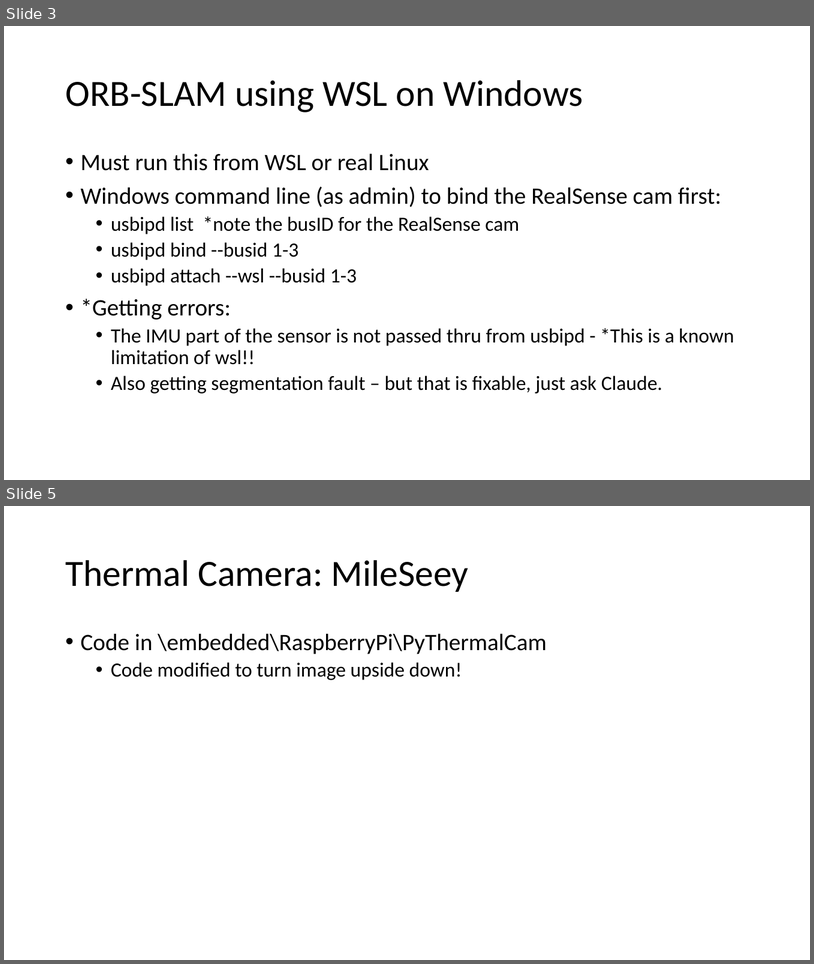
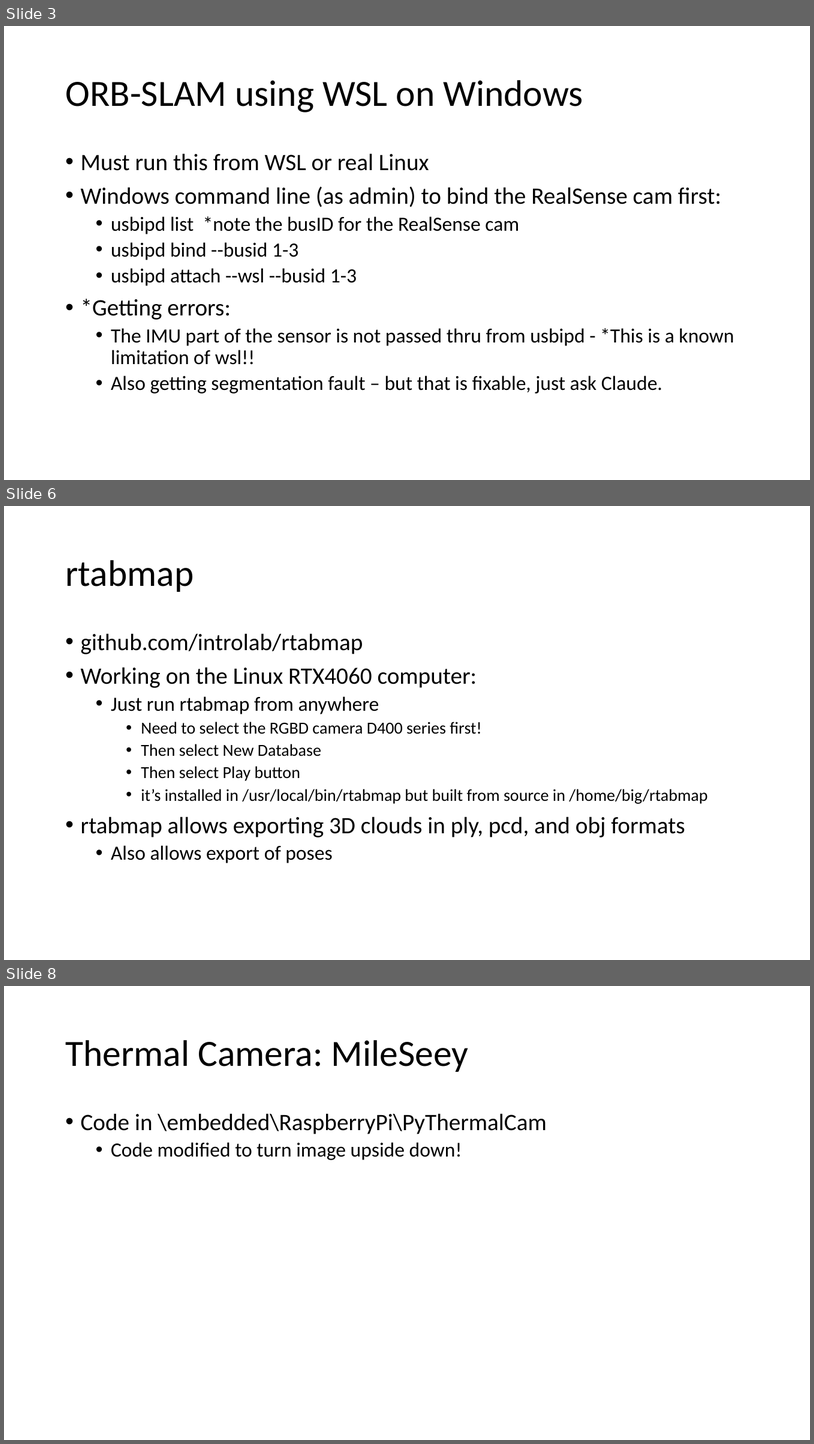
Before and after one commit to gigaprog/p_presentations, a slide deck: embedded/SLAM_robot_mapping/SLAM_robot_mapping.pptx. Shown one above the other, each under a label of ours: slides 3 and 5 before the commit, slides 3, 6 and 8 after it; the slides between them are not shown. The pictures are 814x964 and 814x1444 pixels, drawn with LibreOffice and Linux fonts; fonts in the diff are those of the drawing. Boxes give left, top, right and bottom in pixels: in the first picture for what was removed or moved away, otherwise in the second. Text is boxed around its words. In the diff, an @@ line names an element or a change of style, - is before the commit and + after.

```diff
--- a/embedded/SLAM_robot_mapping/SLAM_robot_mapping.pptx
+++ b/embedded/SLAM_robot_mapping/SLAM_robot_mapping.pptx
@@ slide 6 added at [4, 506, 810, 960], background #FFFFFF @@
@@ title added at [65, 560, 194, 592], 44 pt, text #000000 @@
+rtabmap
@@ text added at [81, 633, 708, 863], 20 pt, text #000000 @@
+• github.com/introlab/rtabmap
+• Working on the Linux RTX4060 computer:
+  • Just run rtabmap from anywhere
+    • Need to select the RGBD camera D400 series first!
+    • Then select New Database
+    • Then select Play button
+    • it’s installed in /usr/local/bin/rtabmap but built from source in /home/big/rtabmap
+• rtabmap allows exporting 3D clouds in ply, pcd, and obj formats
+  • Also allows export of poses
@@ what was slide 5 is now slide 8 @@
```
Also in this commit, not shown: 1 slide changed, 2 other slides added.
